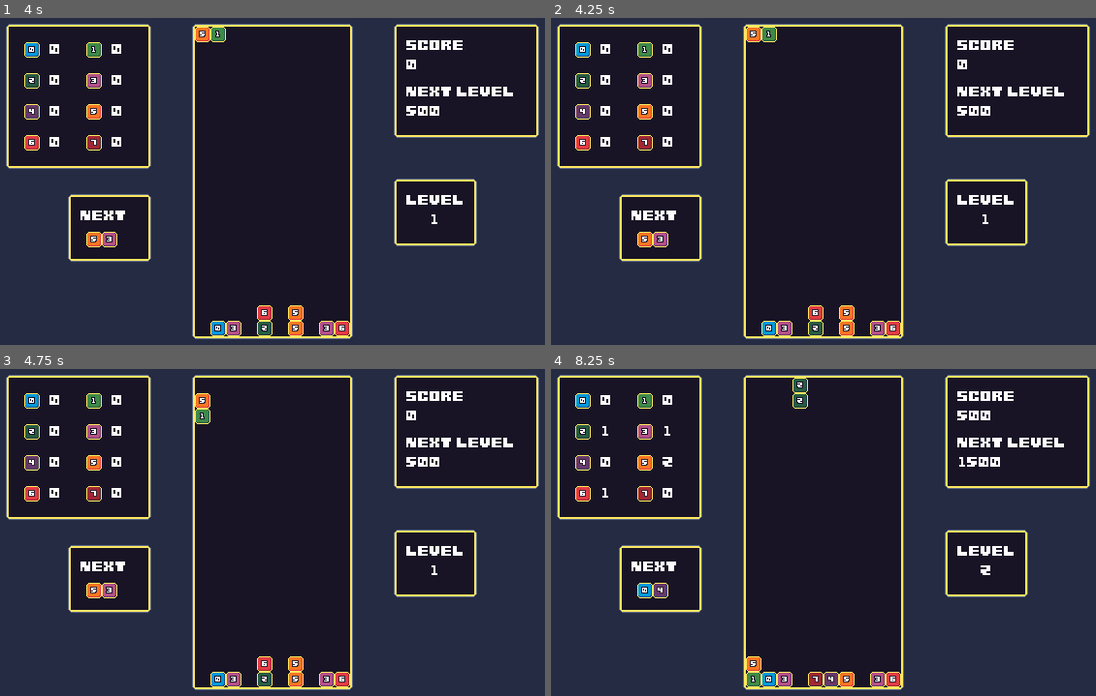
Above: before the commit, frames 1-4 (two rows, left to right).
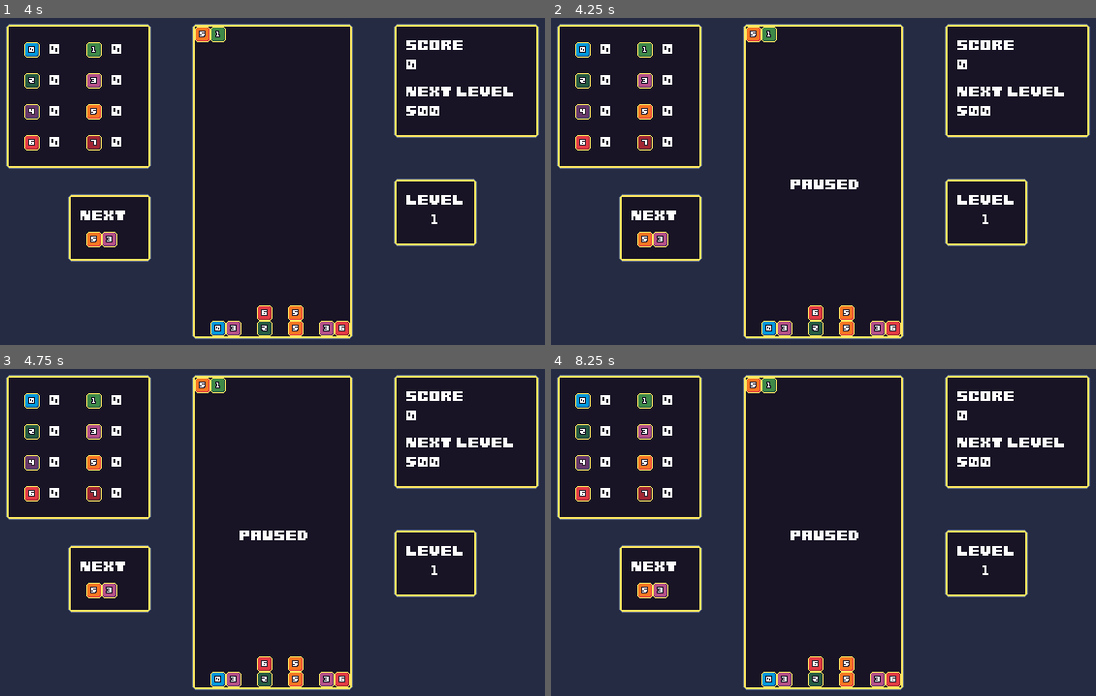
Above: after the commit, the same moments.

Repository: giraffekey/seven-seven-seven
Game: Godot game, scene res://main.tscn
Same seed, same stepped clock (60 frames per second), same inputs: the game is played once before the commit and once after it.
Inputs:
- Up to frame 1 (4 s): tap Enter at 0.5 s; hold Right (right) 0.53-1.28 s; tap Z (fast_drop) at 0.6, 2.1, 3.6 s; tap Space at 1.25 s; hold Left (left) 1.28-2.03 s; tap Up (rotate) at 1.35, 2.85 s; hold Right (right) 2.03-2.78 s; hold Down (accelerate) 2.78-3.53 s; hold Left (left) from 3.53 s (still down)
- Up to frame 2 (4.25 s): keep holding Left (left); tap Escape (pause, bound only after the commit) at 4.15 s
- Up to frame 3 (4.75 s): keep holding Left (left); tap Up (rotate) at 4.35 s
- Up to frame 4 (8.25 s): tap Enter at 5 s; tap Z (fast_drop) at 5.1, 6.6, 8.1 s; release Left (left) at 5.78 s; hold Right (right) 5.78-6.53 s; tap Up (rotate) at 5.85, 7.35 s; hold Down (accelerate) 6.53-7.28 s; hold Right (right) 7.28-8.03 s; hold Left (left) from 8.03 s (still down)

Frame 1 is identical in both runs. In frame 2, 0.3% of the frame differs, in the area x 43-57%, y 49-53%; in frame 3, 0.7%; in frame 4, 2.0%, in the area x 9-83%, y 2-98%.

Commit message:
Add pause button

Diff:
--- a/main.tscn
+++ b/main.tscn
@@ -180,6 +180,15 @@
 hframes = 8
 vframes = 2
 
+[node name="Paused" type="Label" parent="UI"]
+visible = false
+offset_left = 284.0
+offset_top = 224.0
+offset_right = 356.0
+offset_bottom = 256.0
+text = "PAUSED"
+label_settings = SubResource("LabelSettings_7mycd")
+
 [connection signal="timeout" from="FallTimer" to="." method="_on_fall_timer_timeout"]
 [connection signal="timeout" from="MoveLeftTimer" to="." method="_on_move_left_timer_timeout"]
 [connection signal="timeout" from="MoveRightTimer" to="." method="_on_move_right_timer_timeout"]
--- a/project.godot
+++ b/project.godot
@@ -49,6 +49,11 @@
 , Object(InputEventKey,"resource_local_to_scene":false,"resource_name":"","device":-1,"window_id":0,"alt_pressed":false …(182 unchanged characters)…
 ]
 }
+pause={
+"deadzone": 0.2,
+"events": [Object(InputEventKey,"resource_local_to_scene":false,"resource_name":"","device":-1,"window_id":0,"alt_pressed":false,"shift_pressed":false,"ctrl_pressed":false,"meta_pressed":false,"pressed":false,"keycode":0,"physical_keycode":4194305,"key_label":0,"unicode":0,"location":0,"echo":false,"script":null)
+]
+}
 
 [rendering]
 
--- a/script.gd
+++ b/script.gd
@@ -9,6 +9,7 @@
 var next_level = 500
 var level = 1
 var counts = [0, 0, 0, 0, 0, 0, 0, 0]
+var paused = false
 var fast_dropping = false
 
 func _ready() -> void:
@@ -55,6 +56,14 @@
 	if Input.is_action_just_released("fast_drop"):
 		$FastDropTimer.stop()
 		fast_dropping = false
+
+	if Input.is_action_just_pressed("pause"):
+		paused = not paused
+		$UI/Paused.visible = paused
+		if paused:
+			$FallTimer.stop()
+		else:
+			$FallTimer.start()
 
 func _on_fall_timer_timeout() -> void:
 	fall()
@@ -186,7 +195,8 @@
 	$BlockLayer.set_cell(cells[0], 0, Vector2i(block[0], 0))
 	$BlockLayer.set_cell(cells[1], 0, Vector2i(block[1], 0))
 
-	$FallTimer.start()
+	if not paused:
+		$FallTimer.start()
 
 func erase_block() -> Array:
 	var cells = block_cells()
@@ -319,7 +329,8 @@
 
 					update_labels()
 
-	$FallTimer.start()
+	if not paused:
+		$FallTimer.start()
 
 	if fast_dropping:
 		$FastDropTimer.start()
